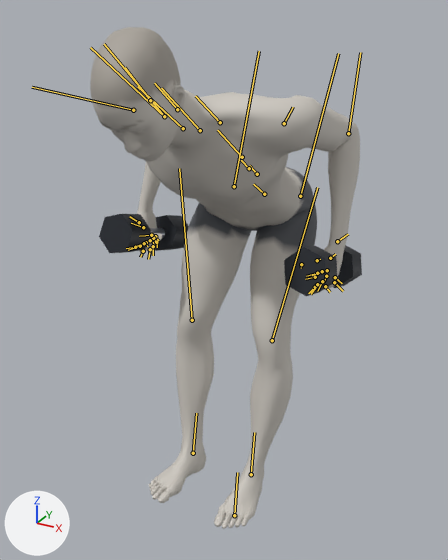
A saved change to the glTF model exports/dumbbell-bent-over-row.glb.
Both versions are drawn from a 50 mm lens placed at (0.78, -1.401, 1.424), pointed at (0.022, -0.024, 0.736). The axes (+X, +Y, +Z) are drawn at lower left. The lights are the same throughout. The first picture is the older version. Both versions are drawn at frame 46 of the action 'dumbbell-bent-over-row'; the numbers are the values there. The bones that change, and the others that lie on the model, are drawn over the model as lines.
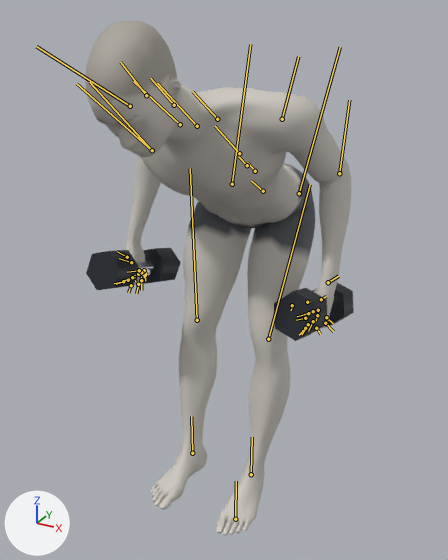
ob_dbl_right is not drawn itself; it is the parent of ob_mesh_1, ob_mesh_2, ob_mesh_3.
ob_dbr_right is not drawn itself; it is the parent of ob_mesh_4, ob_mesh_5, ob_mesh_6.

Location of each change, (x1, y1, x2, y2) in pixels of the pictures (448 x 560 px):
```json
{"object": "Mesh_0", "change": "posed", "before": [90, 27, 360, 529], "after": [85, 21, 351, 536]}
{"object": "Mesh_2", "change": "posed", "before": [284, 246, 337, 296], "after": [274, 288, 328, 341]}
{"object": "Mesh_5", "change": "posed", "before": [99, 214, 151, 253], "after": [86, 250, 139, 290]}
{"object": "Mesh_6", "change": "posed", "before": [154, 215, 189, 251], "after": [143, 248, 181, 284], "on screen": "8% wider"}
{"object": "Mesh_3", "change": "posed", "before": [333, 245, 362, 288], "after": [313, 283, 354, 327]}
{"object": "Mesh_4", "change": "posed", "before": [150, 228, 165, 238], "after": [137, 261, 154, 271]}
{"bone": "pelvis", "before": "(264, 194) to (253, 184)", "after": "(263, 191) to (251, 181)"}
{"bone": "upperarm_l", "before": "(284, 123) to (293, 107)", "after": "(282, 119) to (298, 56)"}
{"bone": "lowerarm_l", "before": "(348, 133) to (360, 52)", "after": "(339, 173) to (349, 100)"}
{"bone": "upperarm_r", "before": "(133, 110) to (32, 87)", "after": "(130, 106) to (36, 46)"}
{"bone": "lowerarm_r", "before": "(164, 116) to (104, 44)", "after": "(152, 150) to (89, 82)"}
{"bone": "thigh_l", "before": "(300, 196) to (338, 53)", "after": "(299, 193) to (340, 47)"}
{"bone": "calf_l", "before": "(272, 340) to (317, 187)", "after": "(268, 339) to (310, 184)"}
{"bone": "foot_l", "before": "(251, 474) to (254, 432)", "after": "(251, 474) to (252, 437)"}
{"bone": "thigh_r", "before": "(234, 186) to (259, 51)", "after": "(232, 184) to (250, 44)"}
{"bone": "calf_r", "before": "(192, 320) to (179, 168)", "after": "(197, 320) to (190, 168)"}
{"bone": "foot_r", "before": "(193, 453) to (196, 413)", "after": "(192, 453) to (191, 416)"}
```

The change, as JSON lines over the scene's bpy script:
```json
{"block": "bone_pelvis", "where": "bone_pelvis = bpy.data.objects['Body'].pose.bones['pelvis']  # child of 'Root'"}
{"op": "set", "path": "bone_pelvis.location", "old": "(-0.28, -0.075, 0.0)", "new": "(-0.267, -0.063, 0.0)"}
{"block": "bone_upperarm_l", "where": "bone_upperarm_l = bpy.data.objects['Body'].pose.bones['upperarm_l']  # child of 'clavicle_l'"}
{"op": "set", "path": "bone_upperarm_l.rotation_quaternion", "old": "(0.968, -0.175, -0.029, -0.175)", "new": "(0.97, -0.199, -0.142, 0.008)", "note": "degrees (-19, -7, -19) -> degrees (-24, -16, 4)"}
{"block": "bone_lowerarm_l", "where": "bone_lowerarm_l = bpy.data.objects['Body'].pose.bones['lowerarm_l']  # child of 'upperarm_l'"}
{"op": "set", "path": "bone_lowerarm_l.rotation_quaternion", "old": "(0.903, 0.132, -0.325, 0.246)", "new": "(0.969, 0.113, -0.208, 0.075)", "note": "degrees (6, -41, 28) -> degrees (12, -25, 6)"}
{"block": "bone_upperarm_r", "where": "bone_upperarm_r = bpy.data.objects['Body'].pose.bones['upperarm_r']  # child of 'clavicle_r'"}
{"op": "set", "path": "bone_upperarm_r.rotation_quaternion", "old": "(0.968, 0.175, 0.029, -0.175)", "new": "(0.97, 0.199, 0.142, 0.008)", "note": "degrees (19, 7, -19) -> degrees (24, 16, 4)"}
{"block": "bone_lowerarm_r", "where": "bone_lowerarm_r = bpy.data.objects['Body'].pose.bones['lowerarm_r']  # child of 'upperarm_r'"}
{"op": "set", "path": "bone_lowerarm_r.rotation_quaternion", "old": "(0.903, -0.132, 0.325, 0.246)", "new": "(0.969, -0.113, 0.208, 0.075)", "note": "degrees (-6, 41, 28) -> degrees (-12, 25, 6)"}
{"block": "bone_thigh_l", "where": "bone_thigh_l = bpy.data.objects['Body'].pose.bones['thigh_l']  # child of 'pelvis'"}
{"op": "set", "path": "bone_thigh_l.rotation_quaternion", "old": "(0.735, -0.065, 0.039, 0.674)", "new": "(0.752, -0.078, 0.034, 0.654)", "note": "degrees (-2, 8, 85) -> degrees (-4, 9, 82)"}
{"block": "bone_calf_l", "where": "bone_calf_l = bpy.data.objects['Body'].pose.bones['calf_l']  # child of 'thigh_l'"}
{"op": "set", "path": "bone_calf_l.rotation_quaternion", "old": "(0.986, -0.043, 0.022, -0.157)", "new": "(0.992, -0.017, 0.015, -0.121)", "note": "degrees (-5, 2, -18) -> degrees (-2, 1, -14)"}
{"block": "bone_foot_l", "where": "bone_foot_l = bpy.data.objects['Body'].pose.bones['foot_l']  # child of 'calf_l'"}
{"op": "set", "path": "bone_foot_l.rotation_quaternion", "old": "(0.994, 0.097, -0.042, 0.004)", "new": "(0.992, 0.083, -0.036, -0.086)", "note": "degrees (11, -5, 0) -> degrees (10, -3, -10)"}
{"block": "bone_thigh_r", "where": "bone_thigh_r = bpy.data.objects['Body'].pose.bones['thigh_r']  # child of 'pelvis'"}
{"op": "set", "path": "bone_thigh_r.rotation_quaternion", "old": "(0.735, 0.065, -0.039, 0.674)", "new": "(0.752, 0.078, -0.034, 0.654)", "note": "degrees (2, -8, 85) -> degrees (4, -9, 82)"}
{"block": "bone_calf_r", "where": "bone_calf_r = bpy.data.objects['Body'].pose.bones['calf_r']  # child of 'thigh_r'"}
{"op": "set", "path": "bone_calf_r.rotation_quaternion", "old": "(0.986, 0.043, -0.022, -0.157)", "new": "(0.992, 0.017, -0.015, -0.121)", "note": "degrees (5, -2, -18) -> degrees (2, -1, -14)"}
{"block": "bone_foot_r", "where": "bone_foot_r = bpy.data.objects['Body'].pose.bones['foot_r']  # child of 'calf_r'"}
{"op": "set", "path": "bone_foot_r.rotation_quaternion", "old": "(0.994, -0.097, 0.042, 0.004)", "new": "(0.992, -0.083, 0.036, -0.086)", "note": "degrees (-11, 5, 0) -> degrees (-10, 3, -10)"}
```
